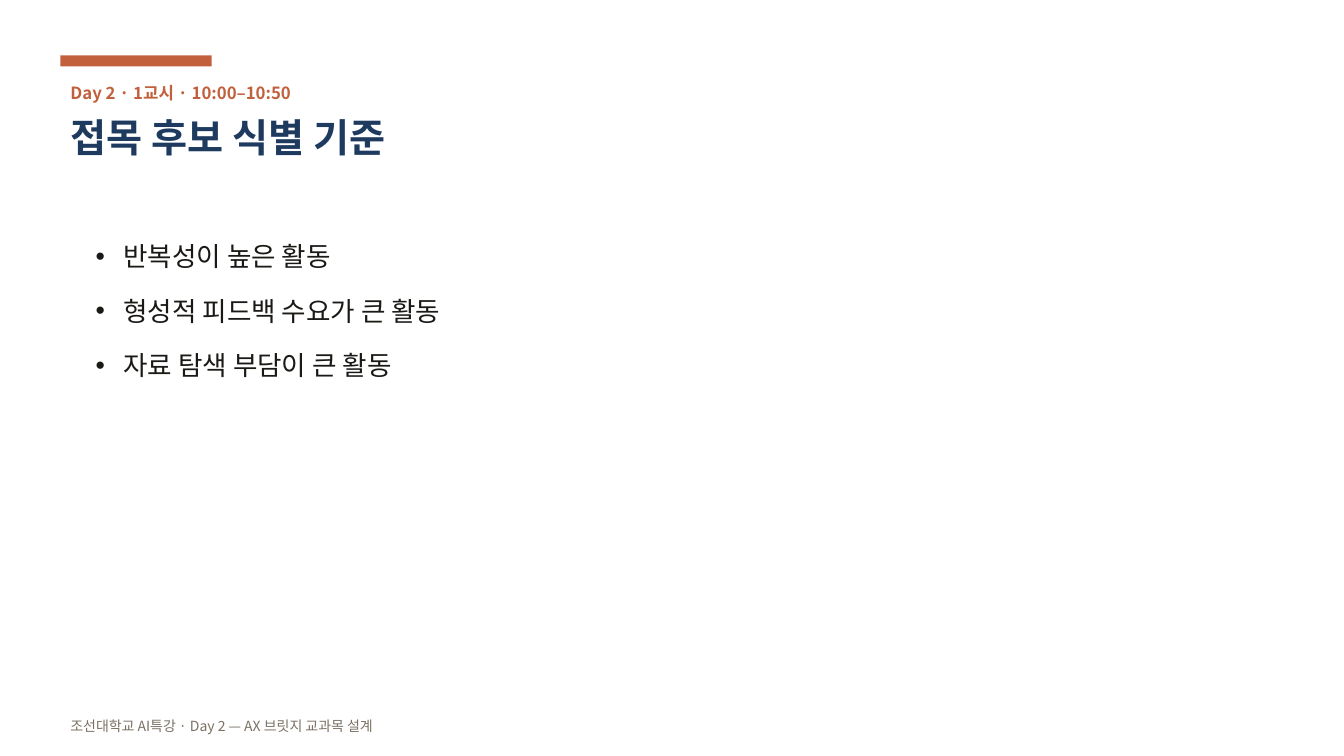
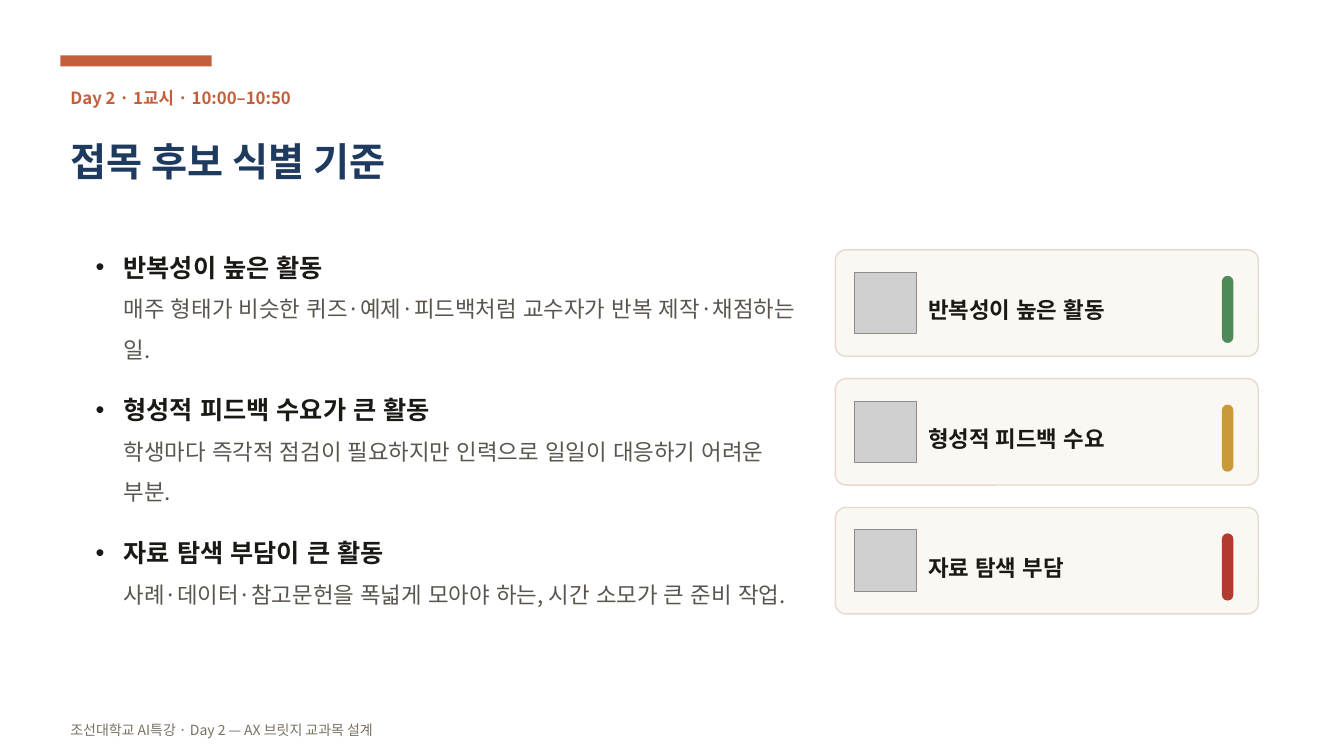
Before and after one commit to aebonlee/chosun, a slide deck: slide 5 of public/ppt/chosun-ai-day2.pptx. Drawn at 1344x756 pixels with LibreOffice and Linux fonts; fonts in the diff are those of the drawing; grey boxes stand for pictures. Boxes give left, top, right and bottom in pixels: in the first picture for what was removed or moved away, otherwise in the second. Text is boxed around its words. In the diff, an @@ line names an element or a change of style, - is before the commit and + after.

```diff
--- a/public/ppt/chosun-ai-day2.pptx
+++ b/public/ppt/chosun-ai-day2.pptx
@@ text at <box>124,255,795,607</box>: text changed; size 19 to 16 pt; text colour #1B1916 to #5A554E @@
-• 반복성이 높은 활동
-• 형성적 피드백 수요가 큰 활동
-• 자료 탐색 부담이 큰 활동
+• 반복성이 높은 활동
+  매주 형태가 비슷한 퀴즈·예제·피드백처럼 교수자가 반복 제작·채점하는 일.
+• 형성적 피드백 수요가 큰 활동
+  학생마다 즉각적 점검이 필요하지만 인력으로 일일이 대응하기 어려운 부분.
+• 자료 탐색 부담이 큰 활동
+  사례·데이터·참고문헌을 폭넓게 모아야 하는, 시간 소모가 큰 준비 작업.
@@ rounded rectangle added at <box>836,250,1259,357</box>, fill #FBF7F2, outline #E5DACE 1 pt, 16 pt, text #1B1916, bold @@
+반복성이 높은 활동
@@ picture added at <box>855,272,917,334</box> @@
@@ rounded rectangle added at <box>1222,276,1233,344</box>, fill #4E8A57 @@
@@ rounded rectangle added at <box>836,379,1259,486</box>, fill #FBF7F2, outline #E5DACE 1 pt, 16 pt, text #1B1916, bold @@
+형성적 피드백 수요
@@ picture added at <box>855,401,917,463</box> @@
@@ rounded rectangle added at <box>1222,404,1233,472</box>, fill #C99A3A @@
@@ rounded rectangle added at <box>836,507,1259,614</box>, fill #FBF7F2, outline #E5DACE 1 pt, 16 pt, text #1B1916, bold @@
+자료 탐색 부담
@@ picture added at <box>855,530,917,592</box> @@
@@ rounded rectangle added at <box>1222,533,1233,601</box>, fill #B23A2E @@
@@ line spacing 1 to 1.5 in 3 elements at <box>70,90,291,108</box>, <box>70,143,385,180</box>, <box>70,723,373,738</box> @@
```
Also in this commit, not shown: 48 other slides changed, 28 slides added, 1 other file.
